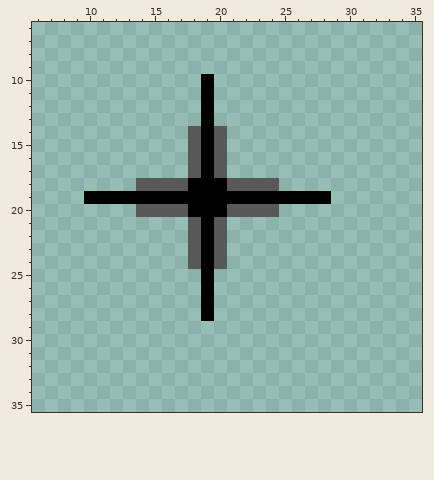
Pixel-art sprite, stored at assets/cursor.png. The first picture shows the starting point.
The file is 41x41 pixels. Colours within 5 levels of each other are drawn and written as one. Shown: x 6..35, y 6..35. The old version is drawn lined up with the new one.
After:
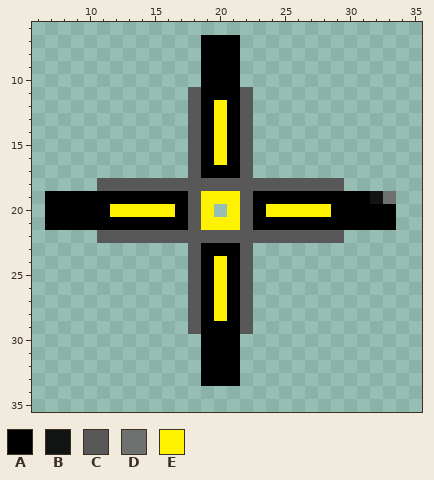
Palette (. is transparent): A #000000  B #121313  C #585858  D #6f7070  E #fff200
From old to new:
whole drawing moved by -1,-1 (the old picture is shown already moved)
Changed rows in their new state; - is an unchanged pixel.
first column x 7:
 7 ------------AAA------------
 8 ------------AAA------------
 9 ------------AAA------------
10 -------------AA------------
11 -----------C-AAC-----------
12 -----------C-EAC-----------
13 -----------C-EAC-----------
14 -------------EAC-----------
15 -------------EAC-----------
16 -------------EAC-----------
17 -------------AAC-----------
18 ----CCC----CCC----CCCCC----
19 AAA--------CEEEC------AAABD
20 AAAAAEEEEEACE.E-AEEEEEAAAAA
21 AAAAAAAAAAA-EEECAAAAAAAAAAA
22 ----CCCCCCC-C-CCCCCCCCC----
23 -------------AAC-----------
24 -------------EAC-----------
25 -----------C-EAC-----------
26 -----------C-EAC-----------
27 -----------C-EAC-----------
28 -----------C-EAC-----------
29 -----------CAAAC-----------
30 ------------AAA------------
31 ------------AAA------------
32 ------------AAA------------
33 ------------AAA------------
Boxes around the changes in both pictures, in picture pixels (x1, y1, x2, y2):
changed: (45, 35, 396, 386)
